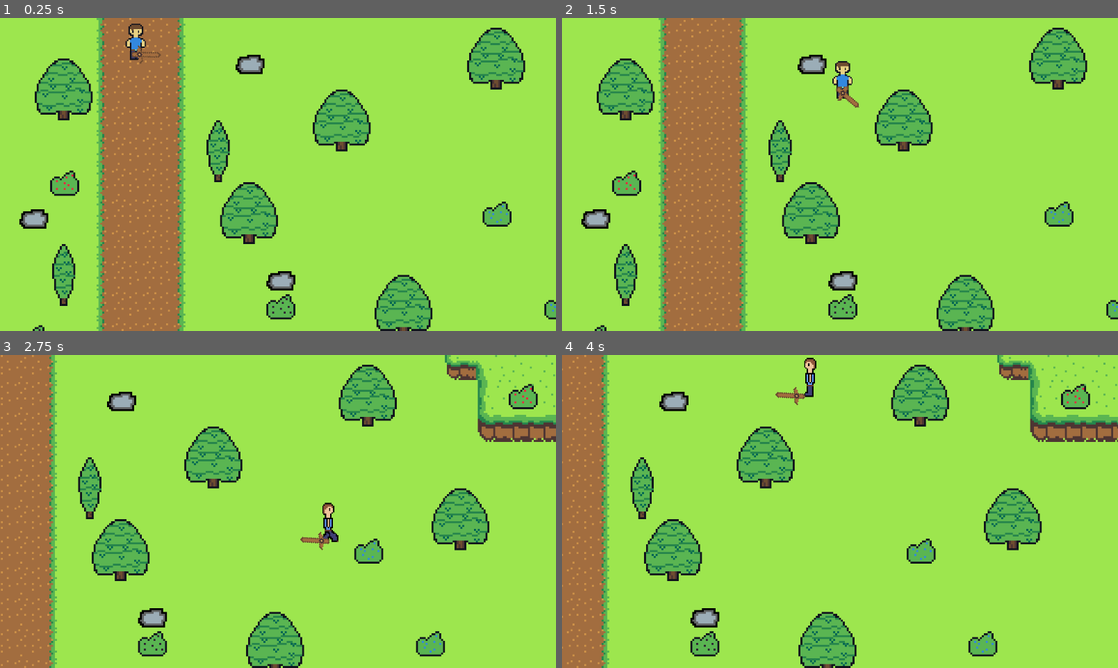
Above: before the commit, frames 1-4 (two rows, left to right).
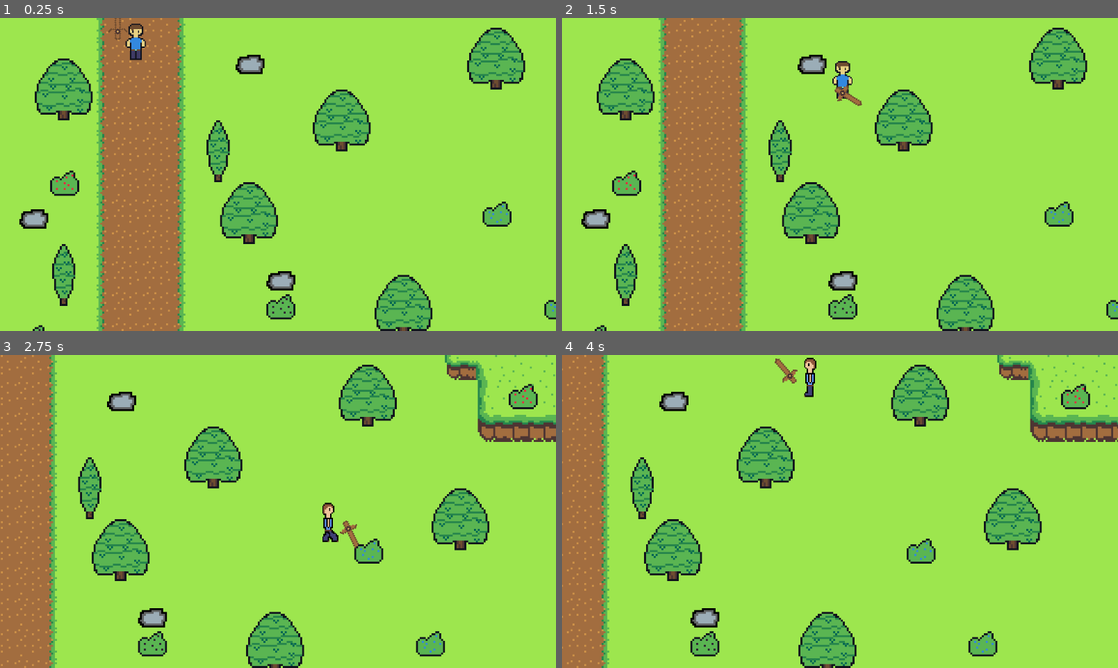
Above: after the commit, the same moments.

Repository: P3anutBu113r/glichlands-game
Game: Godot game, scene res://scenes/junction.tscn
The game is run twice, just before and just after one commit, with the same random seed, the same clock (stepped at 60 frames per second) and the same inputs.
Inputs (mouse positions are in pixels of both pictures, inside the frame that each line leads up to):
- Up to frame 1 (0.25 s): no input
- Up to frame 2 (1.5 s): tap Enter at 0.5 s; move the mouse to (962, 158) at 0.52 s; hold Right (ui_right) 0.53-1.28 s; click (962, 158) at 0.6 s; move the mouse to (728, 190) at 1.27 s; hold Down (ui_down) from 1.28 s (still down); click (728, 190) at 1.35 s
- Up to frame 3 (2.75 s): move the mouse to (333, 442) at 2.02 s; release Down (ui_down) at 2.03 s; hold Right (ui_right) from 2.03 s (still down); tap Space (space) at 2.1 s; click (333, 442) at 2.3 s
- Up to frame 4 (4 s): move the mouse to (812, 574) at 2.77 s; release Right (ui_right) at 2.78 s; hold Up (ui_up) 2.78-3.53 s; click (812, 574) at 2.85 s; move the mouse to (1006, 558) at 3.52 s; hold Left (ui_left) from 3.53 s (still down); click (1006, 558) at 3.6 s

The runs differ from the first frame. In frame 1, 0.1% of the frame differs, in the area x 19-29%, y 0-15%; in frame 2, less than 0.1%; in frame 3, 0.2%; in frame 4, 0.3%, in the area x 38-44%, y 1-16%.

Commit message:
slime ai 3.0

Diff:
--- a/scenes/character.tscn
+++ b/scenes/character.tscn
@@ -158,6 +158,35 @@
 radius = 3.0
 
 [sub_resource type="CircleShape2D" id="CircleShape2D_led8w"]
+radius = 11.1803
+
+[sub_resource type="Animation" id="Animation_r4goc"]
+resource_name = "Sword up"
+length = 0.5
+tracks/0/type = "value"
+tracks/0/imported = false
+tracks/0/enabled = true
+tracks/0/path = NodePath("sword sprites:position")
+tracks/0/interp = 1
+tracks/0/loop_wrap = true
+tracks/0/keys = {
+"times": PackedFloat32Array(0, 0.2, 0.5),
+"transitions": PackedFloat32Array(1, 1, 1),
+"update": 0,
+"values": [Vector2(13, -14), Vector2(0, -24), Vector2(-12, -14)]
+}
+tracks/1/type = "value"
+tracks/1/imported = false
+tracks/1/enabled = true
+tracks/1/path = NodePath("sword sprites:rotation")
+tracks/1/interp = 1
+tracks/1/loop_wrap = true
+tracks/1/keys = {
+"times": PackedFloat32Array(0, 0.2, 0.5),
+"transitions": PackedFloat32Array(1, 1, 1),
+"update": 0,
+"values": [0.733249, -0.855211, -2.35288]
+}
 
 [sub_resource type="Animation" id="Animation_v8f5i"]
 resource_name = "Wood sword down"
@@ -169,7 +198,7 @@
 tracks/0/interp = 1
 tracks/0/loop_wrap = true
 tracks/0/keys = {
-"times": PackedFloat32Array(0.00181474, 0.253459, 0.497239),
+"times": PackedFloat32Array(0.00181474, 0.3, 0.497239),
 "transitions": PackedFloat32Array(1, 1, 1),
 "update": 0,
 "values": [Vector2(6, 2), Vector2(0, 7), Vector2(-9, 4)]
@@ -181,15 +210,74 @@
 tracks/1/interp = 1
 tracks/1/loop_wrap = true
 tracks/1/keys = {
-"times": PackedFloat32Array(0.00181474, 0.257693, 0.498448),
+"times": PackedFloat32Array(0.00181474, 0.3, 0.498448),
 "transitions": PackedFloat32Array(1, 1, 1),
 "update": 0,
 "values": [0.733249, 2.287, 3.91652]
+}
+
+[sub_resource type="Animation" id="Animation_w4k42"]
+resource_name = "left sword"
+length = 0.5
+tracks/0/type = "value"
+tracks/0/imported = false
+tracks/0/enabled = true
+tracks/0/path = NodePath("sword sprites:position")
+tracks/0/interp = 1
+tracks/0/loop_wrap = true
+tracks/0/keys = {
+"times": PackedFloat32Array(0, 0.2, 0.5),
+"transitions": PackedFloat32Array(1, 1, 1),
+"update": 0,
+"values": [Vector2(8, -21), Vector2(14, -5), Vector2(9, 4)]
+}
+tracks/1/type = "value"
+tracks/1/imported = false
+tracks/1/enabled = true
+tracks/1/path = NodePath("sword sprites:rotation")
+tracks/1/interp = 1
+tracks/1/loop_wrap = true
+tracks/1/keys = {
+"times": PackedFloat32Array(0, 0.2, 0.5),
+"transitions": PackedFloat32Array(1, 1, 1),
+"update": 0,
+"values": [-0.774565, 0.782798, 2.3351]
+}
+
+[sub_resource type="Animation" id="Animation_7l6uo"]
+resource_name = "sword right"
+length = 0.5
+tracks/0/type = "value"
+tracks/0/imported = false
+tracks/0/enabled = true
+tracks/0/path = NodePath("sword sprites:position")
+tracks/0/interp = 1
+tracks/0/loop_wrap = true
+tracks/0/keys = {
+"times": PackedFloat32Array(0, 0.2, 0.5),
+"transitions": PackedFloat32Array(1, 1, 1),
+"update": 0,
+"values": [Vector2(-7, 8), Vector2(-14, -3), Vector2(-9, -14)]
+}
+tracks/1/type = "value"
+tracks/1/imported = false
+tracks/1/enabled = true
+tracks/1/path = NodePath("sword sprites:rotation")
+tracks/1/interp = 1
+tracks/1/loop_wrap = true
+tracks/1/keys = {
+"times": PackedFloat32Array(0, 0.2, 0.5),
+"transitions": PackedFloat32Array(1, 1, 1),
+"update": 0,
+"values": [2.3351, 3.93847, 5.49692]
 }
 
 [sub_resource type="AnimationLibrary" id="AnimationLibrary_21a2q"]
 _data = {
-"Wood sword down": SubResource("Animation_v8f5i")
+"Sword up": SubResource("Animation_r4goc"),
+"Wood sword down": SubResource("Animation_v8f5i"),
+"left sword": SubResource("Animation_w4k42"),
+"sword right": SubResource("Animation_7l6uo")
 }
 
 [node name="CharacterBody2D" type="CharacterBody2D"]
@@ -217,9 +305,9 @@
 shape = SubResource("CircleShape2D_led8w")
 
 [node name="sword sprites" type="Sprite2D" parent="."]
-position = Vector2(6, 2)
-rotation = 0.733249
-scale = Vector2(0.8, 0.701)
+position = Vector2(-9, -14)
+rotation = 5.49692
+scale = Vector2(0.8, 0.8)
 texture = ExtResource("8_e344q")
 
 [node name="sword" type="AnimationPlayer" parent="sword sprites"]
--- a/scenes/green_slime.tscn
+++ b/scenes/green_slime.tscn
@@ -1,8 +1,13 @@
-[gd_scene load_steps=22 format=3 uid="uid://bm0dw3edj6qxj"]
+[gd_scene load_steps=25 format=3 uid="uid://bm0dw3edj6qxj"]
 
 [ext_resource type="Script" path="res://scripts/slime.gd" id="1_6r1ku"]
 [ext_resource type="Texture2D" uid="uid://ckcpwop4xluv7" path="res://art/Character spritesheets/slime/slimeidle.png" id="1_aclco"]
+[ext_resource type="Texture2D" uid="uid://dl3f3ebi5rx6" path="res://art/Character spritesheets/slime/slime aleart.png" id="2_wyqtr"]
 [ext_resource type="Texture2D" uid="uid://dm7stlw782uwd" path="res://art/Character spritesheets/slime/slimejump.png" id="3_klu83"]
+
+[sub_resource type="AtlasTexture" id="AtlasTexture_s6e55"]
+atlas = ExtResource("2_wyqtr")
+region = Rect2(0, 0, 16, 32)
 
 [sub_resource type="AtlasTexture" id="AtlasTexture_vbjct"]
 atlas = ExtResource("1_aclco")
@@ -62,6 +67,14 @@
 
 [sub_resource type="SpriteFrames" id="SpriteFrames_a7yeo"]
 animations = [{
+"frames": [{
+"duration": 1.0,
+"texture": SubResource("AtlasTexture_s6e55")
+}],
+"loop": true,
+"name": &"slime_aleart",
+"speed": 5.0
+}, {
 "frames": [{
 "duration": 1.0,
 "texture": SubResource("AtlasTexture_vbjct")
@@ -124,14 +137,16 @@
 [sub_resource type="CircleShape2D" id="CircleShape2D_kncrw"]
 radius = 11.0
 
+[sub_resource type="CircleShape2D" id="CircleShape2D_mhkwx"]
+radius = 23.0
+
 [node name="green slime" type="CharacterBody2D"]
 script = ExtResource("1_6r1ku")
 
 [node name="AnimatedSprite2D" type="AnimatedSprite2D" parent="."]
 position = Vector2(0, -14)
 sprite_frames = SubResource("SpriteFrames_a7yeo")
-animation = &"slime_idle"
-frame_progress = 0.230659
+animation = &"slime_aleart"
 
 [node name="CollisionShape2D" type="CollisionShape2D" parent="."]
 position = Vector2(0, -3)
@@ -153,7 +168,18 @@
 shape = SubResource("CircleShape2D_kncrw")
 
 [node name="attack cooldown" type="Timer" parent="."]
-wait_time = 3.0
+
+[node name="warning timer" type="Timer" parent="."]
+wait_time = 0.5
+one_shot = true
+
+[node name="Timer" type="Timer" parent="warning timer"]
+
+[node name="hurt range" type="Area2D" parent="."]
+
+[node name="CollisionShape2D" type="CollisionShape2D" parent="hurt range"]
+position = Vector2(0, -4)
+shape = SubResource("CircleShape2D_mhkwx")
 
 [connection signal="animation_looped" from="AnimatedSprite2D" to="." method="_on_animated_sprite_2d_animation_looped"]
 [connection signal="body_entered" from="detection area" to="." method="_on_detection_area_body_entered"]
@@ -161,3 +187,6 @@
 [connection signal="body_entered" from="combat_hitbox" to="." method="_on_combat_hitbox_body_entered"]
 [connection signal="body_exited" from="combat_hitbox" to="." method="_on_combat_hitbox_body_exited"]
 [connection signal="timeout" from="attack cooldown" to="." method="_on_attack_cooldown_timeout"]
+[connection signal="timeout" from="warning timer" to="." method="_on_warning_timer_timeout"]
+[connection signal="body_entered" from="hurt range" to="." method="_on_hurt_range_body_entered"]
+[connection signal="body_exited" from="hurt range" to="." method="_on_hurt_range_body_exited"]
--- a/scripts/character.gd
+++ b/scripts/character.gd
@@ -155,6 +155,12 @@
 	if Global.player_attacking:
 		if current_dirrection == "down":
 			$"sword sprites/sword".play("Wood sword down")
+		if current_dirrection == "up":
+			$"sword sprites/sword".play_backwards("Sword up")
+		if current_dirrection == "right":
+			$"sword sprites/sword".play("left sword")
+		if current_dirrection == "left":
+			$"sword sprites/sword".play("sword right")
 
 
 
@@ -162,3 +168,6 @@
 func _on_weapon_cooldown_timeout():
 	attack_cooldown = true
 	Global.player_attacking = false
+
+func current_weapon():
+	null
--- a/scripts/junction.gd
+++ b/scripts/junction.gd
@@ -26,7 +26,7 @@
 	if Global.firstjunctionload == true:
 		$CharacterBody2D.position.x = -279
 		$CharacterBody2D.position.y = -215
-		print("pain")
+
 		Global.firstjunctionload = false
 	else:
 		$CharacterBody2D.position.x = Global.flower_ring_exit_x
--- a/scripts/slime.gd
+++ b/scripts/slime.gd
@@ -1,33 +1,36 @@
 extends CharacterBody2D
-@export var speed = 50
+
+@export var speed = 100
 var player_chase = false
 var player = null
 var combat = false
 var attack_cooldown = true
 var player_in_attack_zone = false
 var health = 100
+var moving = true
+var warning = false
+var alert_animation = false
+var close_stop = false
+
+
 
 @onready var anim = $AnimatedSprite2D
 func _ready():
 	$AnimatedSprite2D.play("slime_idle")
 func _physics_process(delta):
+
 	attack()
 	movement(delta)
 	take_damage()
+	if alert_animation:
+		$AnimatedSprite2D.play("slime_aleart")
 
 	if health <= 0:
 		print("slime dead")
 		queue_free()
 
-
-
-#chaotic slime thats fast as f**k
-	#if player_chase:
-		#position += (player.position - position)/speed
-		#move_and_slide()
-
 func movement(delta):
-	if player_chase and player_in_attack_zone == false:
+	if player_chase and moving and close_stop == false:
 		position += (player.position - position).normalized() * speed * delta
 		move_and_collide(Vector2(0,0))
 		anim.play("slime_jump")
@@ -37,7 +40,10 @@
 			anim.flip_h = false
 	else:
 		anim.play("slime_idle")
-
+#chaotic slime thats fast as f**k
+	#if player_chase:
+		#position += (player.position - position)/speed
+		#move_and_slide()
 func _on_detection_area_body_entered(body):
 	if body.has_method("player"):
 		player = body
@@ -60,26 +66,55 @@
 	if body.has_method("player"):
 		combat = true
 		player_in_attack_zone = true
+		close_stop = true
 
 func attack():
 	if combat and attack_cooldown:
+		$"warning timer".start()
+		alert_animation = true
+		moving = false
+		attack_cooldown = false
+		print("slime stage 1")
+
+func attack_stage_2():
+	alert_animation = false
+	$"attack cooldown".start()
+	warning = false
+	moving = true
+	if player_in_attack_zone:
 		player.health = player.health - 10
-		attack_cooldown = false
-		$"attack cooldown".start()
 		print("your health is ", player.health)
 
-
-
 func _on_combat_hitbox_body_exited(body):
-	combat = false
-	player_in_attack_zone = false
+	if body.has_method("player"):
+		combat = false
+		player_in_attack_zone = false
+		close_stop = false
 
 
 func _on_attack_cooldown_timeout():
 	attack_cooldown = true
+
 
 func take_damage():
 	if player_in_attack_zone and Global.player_attacking == true:
 		health = health - player.damage
 		Global.player_attacking = false
 		print("the slimes health is ", health)
+
+
+
+
+func _on_hurt_range_body_entered(body):
+	if body.has_method("player"):
+		player_in_attack_zone = true
+
+
+func _on_hurt_range_body_exited(body):
+	if body.has_method("player"):
+		player_in_attack_zone = false
+
+
+func _on_warning_timer_timeout():
+	print("warning_timer_timeout")
+	attack_stage_2()
Binary file added: art/Character spritesheets/slime/slime aleart.png
Not shown, added: art/Character spritesheets/slime/slime aleart.png.import
Not shown: 1 places in scenes/character.tscn that only renumber resources
